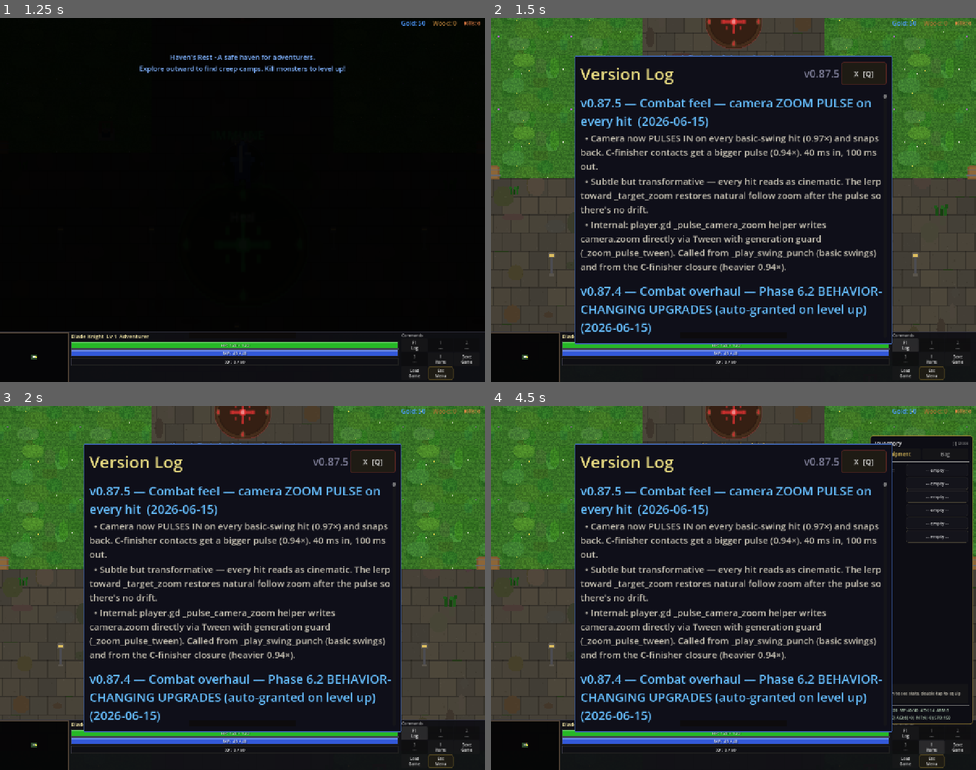
Above: before the commit, frames 1-4 (two rows, left to right).
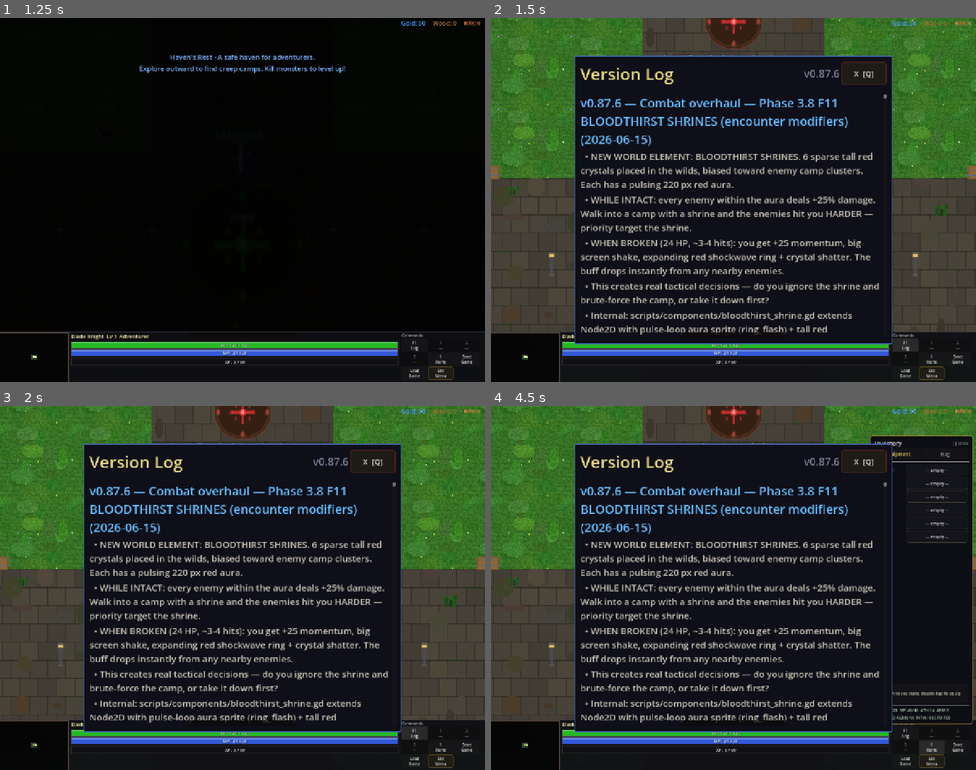
Above: after the commit, the same moments.

Repository: slxny/legends-open-rpg
Game: Godot game, scene res://scenes/main.tscn
The game is run twice, just before and just after one commit, with the same random seed, the same clock (stepped at 60 frames per second) and the same inputs.
Inputs (mouse positions are in pixels of both pictures, inside the frame that each line leads up to):
- Up to frame 1 (1.25 s): tap Enter at 0.5 s; move the mouse to (218, 272) at 0.52 s; hold W (move_up) from 0.53 s (still down); hold Space (attack) from 0.53 s (still down); click (218, 272) at 0.67 s; tap Shift (dodge) at 0.8 s
- Up to frame 2 (1.5 s): release W (move_up) at 1.25 s; release Space (attack) at 1.25 s; click "F1 Log" at 1.25 s
- Up to frame 3 (2 s): no input
- Up to frame 4 (4.5 s): click "1 ---" at 2 s; click "2 ---" at 2.75 s; click "3 ---" at 3.5 s; click "I Items" at 4.25 s

Frame 1 is identical in both runs. In frame 2, 13% of the frame differs, in the area x 18-81%, y 14-87%; in frame 3, 13%; in frame 4, 13%.

Commit message:
v0.87.6: Combat overhaul — Phase 3.8 F11 BLOODTHIRST SHRINES (encounter modifiers)
6 sparse tall red crystals placed in the wilds, biased toward enemy
camp clusters. Pulsing 220px red aura.

WHILE INTACT: every enemy within aura deals +25% damage.
WHEN BROKEN (24 HP):
- +25 momentum reward
- screen shake 9
- expanding red shockwave ring to 220/10 scale
- crystal shatter via scale + alpha tween
Buff drops instantly from any nearby enemies on break.

Real tactical decision: ignore the shrine and brute-force, or take
it down first?

- scripts/components/bloodthirst_shrine.gd extends Node2D:
  Pulse-loop aura sprite (ring_flash texture, scale 220/12 ↔
  (220+18)/12 over 0.9s sine).
  Tall red crystal sprite with brief modulate pulse loop.
  Area2D (collision_layer=2, 16px circle) so player attack auto-
  targets work.
  Stub _ShrineStats RefCounted for damage-pipeline compatibility.
  Static get_active_buff_multiplier(world_pos, tree) helper iterates
  'bloodthirst_shrines' group and checks AURA_RADIUS_SQ distance.
- enemy.gd standard attack-resolve closure multiplies dmg_mult by
  BloodthirstShrineCls.get_active_buff_multiplier(global_position,
  get_tree()).
- havens_rest.gd _spawn_bloodthirst_shrines(rng, 6) with rng
  placement biased toward _camp_positions (within 300px).

Headless: smoke all PASS, parse clean.

Co-Authored-By: Claude Opus 4.7 (1M context) <noreply@anthropic.com>

Diff:
--- a/scenes/enemies/enemy.gd
+++ b/scenes/enemies/enemy.gd
@@ -8,6 +8,7 @@
 const PoiseProfileCls = preload("res://scripts/data/poise_profile.gd")
 const StatusEffectComponentCls = preload("res://scripts/components/status_effect_component.gd")
 const CombatPickupCls = preload("res://scripts/components/combat_pickup.gd")
+const BloodthirstShrineCls = preload("res://scripts/components/bloodthirst_shrine.gd")
 
 signal died(enemy: Node2D, xp_reward: int, gold_reward: int)
 
@@ -878,7 +879,9 @@
 			if is_special:
 				dmg_mult = _get_special_attack_mult()
 				_attack_timer = attack_cooldown * 1.3  # Slightly longer recovery after special
-			var result = CombatManager.calculate_damage(get_stats_dict(), target.get_stats_dict(), dmg_mult * _elite_damage_dealt_mult())
+			# Phase 3.8 — bloodthirst shrine aura: +25% damage if inside.
+			var shrine_mult: float = BloodthirstShrineCls.get_active_buff_multiplier(global_position, get_tree())
+			var result = CombatManager.calculate_damage(get_stats_dict(), target.get_stats_dict(), dmg_mult * _elite_damage_dealt_mult() * shrine_mult)
 			target.take_damage(result["damage"], result["is_crit"])
 			_do_attack_lunge(is_special)
 			# Rare effect proc
--- a/scenes/ui/changelog_dialog.gd
+++ b/scenes/ui/changelog_dialog.gd
@@ -9,9 +9,21 @@
 var _is_visible: bool = false
 var _is_mobile: bool = false
 
-const GAME_VERSION := "v0.87.5"
+const GAME_VERSION := "v0.87.6"
 
 const CHANGELOG: Array[Dictionary] = [
+	{
+		"version": "v0.87.6",
+		"title": "Combat overhaul — Phase 3.8 F11 BLOODTHIRST SHRINES (encounter modifiers)",
+		"date": "2026-06-15",
+		"entries": [
+			"NEW WORLD ELEMENT: BLOODTHIRST SHRINES. 6 sparse tall red crystals placed in the wilds, biased toward enemy camp clusters. Each has a pulsing 220 px red aura.",
+			"WHILE INTACT: every enemy within the aura deals +25% damage. Walk into a camp with a shrine and the enemies hit you HARDER — priority target the shrine.",
+			"WHEN BROKEN (24 HP, ~3-4 hits): you get +25 momentum, big screen shake, expanding red shockwave ring + crystal shatter. The buff drops instantly from any nearby enemies.",
+			"This creates real tactical decisions — do you ignore the shrine and brute-force the camp, or take it down first?",
+			"Internal: scripts/components/bloodthirst_shrine.gd extends Node2D with pulse-loop aura sprite (ring_flash) + tall red crystal_white sprite + Area2D. Joins 'enemies' group + 'bloodthirst_shrines' group. enemy.gd standard attack-resolve multiplies dmg_mult by BloodthirstShrineCls.get_active_buff_multiplier(global_position, tree) — a static helper that iterates the group and checks AURA_RADIUS_SQ distance. Auto-spawn in havens_rest.gd _spawn_bloodthirst_shrines with rng placement biased toward camp proximity.",
+		]
+	},
 	{
 		"version": "v0.87.5",
 		"title": "Combat feel — camera ZOOM PULSE on every hit",
--- a/scenes/world/regions/havens_rest.gd
+++ b/scenes/world/regions/havens_rest.gd
@@ -502,6 +502,33 @@
 	# Phase 7 — destructible explosive barrels scattered around enemy
 	# camp areas. Hit them to chain damage; knock enemies into them.
 	_spawn_destructible_barrels(rng, 24)
+
+	# Phase 3.8 F11 — bloodthirst shrines (encounter modifiers). Sparse.
+	# Each buffs nearby enemies +25% damage. Break for momentum reward.
+	_spawn_bloodthirst_shrines(rng, 6)
+
+
+const _ShrineCls = preload("res://scripts/components/bloodthirst_shrine.gd")
+func _spawn_bloodthirst_shrines(rng: RandomNumberGenerator, count: int) -> void:
+	var placed: int = 0
+	var tries: int = 0
+	while placed < count and tries < count * 10:
+		tries += 1
+		var pos := Vector2(rng.randf_range(-4500, 4500), rng.randf_range(-3500, 3500))
+		if pos.length() < 1200:  # No shrines near town.
+			continue
+		# Bias placement toward camp clusters so the shrine actually buffs
+		# something meaningful.
+		var nearby_camps: int = 0
+		for camp_pos in _camp_positions:
+			if pos.distance_squared_to(camp_pos) < 300.0 * 300.0:
+				nearby_camps += 1
+		if nearby_camps == 0 and rng.randf() > 0.18:
+			continue
+		var shrine = _ShrineCls.new()
+		shrine.position = pos
+		add_child(shrine)
+		placed += 1
 
 
 const _BarrelCls = preload("res://scripts/components/destructible_barrel.gd")
--- /dev/null
+++ b/scripts/components/bloodthirst_shrine.gd
@@ -0,0 +1,196 @@
+extends Node2D
+class_name BloodthirstShrine
+
+## Phase 3.8 F11 — encounter modifier: bloodthirst shrine.
+## Pulses a 220 px aura of warm red. All enemies within deal +25% damage
+## while the shrine is intact. Take it down (3 hits) and the modifier
+## drops + bonus momentum is granted as the reward.
+##
+## Spawned by world generation at sparse locations.
+##
+## Joins "enemies" group so player attacks auto-target work. Tracks
+## buffed enemies and clears their buff on death (via group cleanup).
+
+const SHRINE_HP: int = 24
+const AURA_RADIUS: float = 220.0
+const AURA_RADIUS_SQ: float = AURA_RADIUS * AURA_RADIUS
+const BUFF_DAMAGE_MULT: float = 1.25
+const REWARD_MOMENTUM: float = 25.0
+
+var _hp: int = SHRINE_HP
+var _is_dead: bool = false
+var _is_sleeping: bool = false
+var _knockback_velocity: Vector2 = Vector2.ZERO
+var stats: Object = null
+@onready var sprite: Sprite2D = Sprite2D.new()
+@onready var aura: Sprite2D = Sprite2D.new()
+@onready var area: Area2D = Area2D.new()
+var _aura_tween: Tween = null
+var _buff_tween: Tween = null
+
+
+func _ready() -> void:
+	add_to_group("enemies")
+	add_to_group("bloodthirst_shrines")
+
+	# Aura — large pulsing ring beneath sprite.
+	var ring_tex = SpriteGenerator.get_texture("ring_flash")
+	if ring_tex == null:
+		ring_tex = SpriteGenerator.get_texture("crystal_white")
+	aura.texture = ring_tex
+	aura.texture_filter = CanvasItem.TEXTURE_FILTER_NEAREST
+	aura.modulate = Color(1.6, 0.25, 0.15, 0.5)
+	aura.scale = Vector2(AURA_RADIUS / 12.0, AURA_RADIUS / 12.0)
+	aura.z_index = -2
+	add_child(aura)
+	_aura_tween = aura.create_tween().set_loops()
+	_aura_tween.tween_property(aura, "scale", Vector2((AURA_RADIUS + 18) / 12.0, (AURA_RADIUS + 18) / 12.0), 0.9).set_trans(Tween.TRANS_SINE)
+	_aura_tween.tween_property(aura, "scale", Vector2(AURA_RADIUS / 12.0, AURA_RADIUS / 12.0), 0.9).set_trans(Tween.TRANS_SINE)
+
+	# Shrine sprite — tall red crystal-like object.
+	var shrine_tex = SpriteGenerator.get_texture("crystal_white")
+	if shrine_tex == null:
+		shrine_tex = SpriteGenerator.get_texture("crystal_teal")
+	sprite.texture = shrine_tex
+	sprite.texture_filter = CanvasItem.TEXTURE_FILTER_NEAREST
+	sprite.modulate = Color(1.4, 0.18, 0.18)
+	sprite.scale = Vector2(1.8, 2.4)
+	sprite.z_index = 1
+	add_child(sprite)
+	# Brief pulse loop on the shrine itself.
+	_buff_tween = sprite.create_tween().set_loops()
+	_buff_tween.tween_property(sprite, "modulate", Color(1.8, 0.4, 0.3), 0.5).set_trans(Tween.TRANS_SINE)
+	_buff_tween.tween_property(sprite, "modulate", Color(1.4, 0.18, 0.18), 0.5).set_trans(Tween.TRANS_SINE)
+
+	# Collision area for player attack hit detection.
+	area.collision_layer = 2
+	area.collision_mask = 0
+	var shape := CollisionShape2D.new()
+	var circle := CircleShape2D.new()
+	circle.radius = 16.0
+	shape.shape = circle
+	area.add_child(shape)
+	add_child(area)
+
+	stats = _ShrineStats.new()
+	stats.current_hp = SHRINE_HP
+	stats.max_hp = SHRINE_HP
+
+
+class _ShrineStats:
+	extends RefCounted
+	var current_hp: int = 24
+	var max_hp: int = 24
+	var attack_damage: int = 0
+	var armor: int = 0
+	var weapon_damage: int = 0
+	var agility: int = 0
+	var strength: int = 0
+	var intelligence: int = 0
+	func take_damage(amount: int) -> void:
+		current_hp = max(0, current_hp - amount)
+
+
+func take_damage(amount: int, _is_crit: bool = false) -> void:
+	if _is_dead:
+		return
+	_hp = max(0, _hp - amount)
+	stats.current_hp = _hp
+	# Flash + shrink tick.
+	if is_instance_valid(sprite):
+		var prev_scale = sprite.scale
+		var t := sprite.create_tween()
+		t.tween_property(sprite, "scale", prev_scale * 0.92, 0.06).set_trans(Tween.TRANS_BACK).set_ease(Tween.EASE_OUT)
+		t.tween_property(sprite, "scale", prev_scale, 0.10)
+	if _hp <= 0:
+		_break_shrine()
+
+
+func apply_knockback(_direction: Vector2, _force: float) -> void:
+	pass  # Shrines are immovable
+
+
+func get_stats_dict() -> Dictionary:
+	return {
+		"attack_damage": 0, "primary_stat": "strength",
+		"strength": 0, "agility": 0, "intelligence": 0,
+		"weapon_damage": 0, "armor": 0,
+	}
+
+
+# Per-frame check from enemy.gd — they query is_shrine_buff_active.
+# Cheap function any enemy can call to see if they should buff their
+# damage. Keeps this system decoupled from enemy.gd internals.
+func is_position_inside_aura(world_pos: Vector2) -> bool:
+	if _is_dead:
+		return false
+	return global_position.distance_squared_to(world_pos) <= AURA_RADIUS_SQ
+
+
+# Static helper: any nearby enemy can call to ask whether any active
+# shrine boosts their position.
+static func get_active_buff_multiplier(world_pos: Vector2, tree: SceneTree) -> float:
+	for s in tree.get_nodes_in_group("bloodthirst_shrines"):
+		if not is_instance_valid(s):
+			continue
+		if s.get("_is_dead"):
+			continue
+		if s.is_position_inside_aura(world_pos):
+			return BUFF_DAMAGE_MULT
+	return 1.0
+
+
+func _break_shrine() -> void:
+	_is_dead = true
+	if _aura_tween != null and _aura_tween.is_valid():
+		_aura_tween.kill()
+	if _buff_tween != null and _buff_tween.is_valid():
+		_buff_tween.kill()
+
+	# Reward: player momentum bonus.
+	var players := get_tree().get_nodes_in_group("player")
+	if not players.is_empty():
+		var player: Node2D = players[0]
+		if is_instance_valid(player):
+			var mom = player.get_node_or_null("MomentumComponent")
+			if mom != null and mom.has_method("add_bonus"):
+				mom.add_bonus(REWARD_MOMENTUM, &"shrine_break")
+			if player.has_method("_do_screen_shake"):
+				player._do_screen_shake(9.0)
+
+	# Visual: big red shockwave + collapse.
+	var ring_tex = SpriteGenerator.get_texture("ring_flash")
+	if ring_tex == null:
+		ring_tex = SpriteGenerator.get_texture("crystal_white")
+	if ring_tex != null:
+		var ring := Sprite2D.new()
+		ring.texture = ring_tex
+		ring.texture_filter = CanvasItem.TEXTURE_FILTER_NEAREST
+		ring.global_position = global_position
+		ring.modulate = Color(1.7, 0.2, 0.2, 0.95)
+		ring.scale = Vector2(0.6, 0.6)
+		ring.z_index = 6
+		get_parent().add_child(ring)
+		var t := ring.create_tween()
+		t.set_parallel(true)
+		t.tween_property(ring, "scale", Vector2(AURA_RADIUS / 10.0, AURA_RADIUS / 10.0), 0.5).set_trans(Tween.TRANS_QUAD).set_ease(Tween.EASE_OUT)
+		t.tween_property(ring, "modulate:a", 0.0, 0.55).set_trans(Tween.TRANS_QUAD).set_ease(Tween.EASE_IN)
+		t.set_parallel(false)
+		t.tween_callback(ring.queue_free)
+
+	# Aura fades.
+	if is_instance_valid(aura):
+		var at := aura.create_tween()
+		at.tween_property(aura, "modulate:a", 0.0, 0.4)
+
+	# Shrine sprite shatters.
+	if is_instance_valid(sprite):
+		var st := sprite.create_tween()
+		st.set_parallel(true)
+		st.tween_property(sprite, "scale", sprite.scale * Vector2(1.4, 0.2), 0.18).set_trans(Tween.TRANS_QUAD).set_ease(Tween.EASE_OUT)
+		st.tween_property(sprite, "modulate:a", 0.0, 0.30)
+		st.set_parallel(false)
+		st.tween_callback(queue_free)
+
+	if AudioManager != null and AudioManager.has_method("play_sfx"):
+		AudioManager.play_sfx("crit_hit", 2.5)
